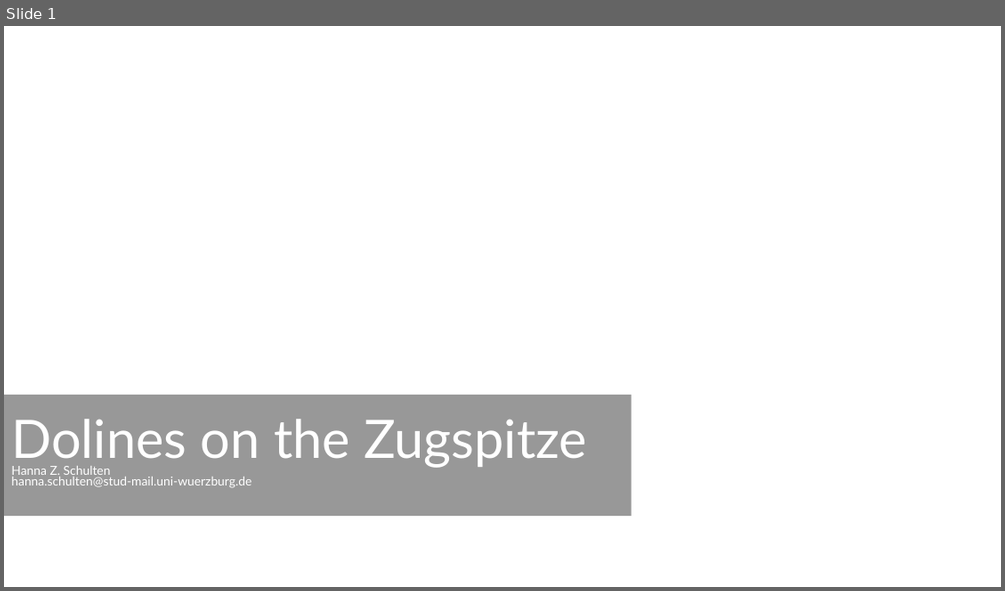
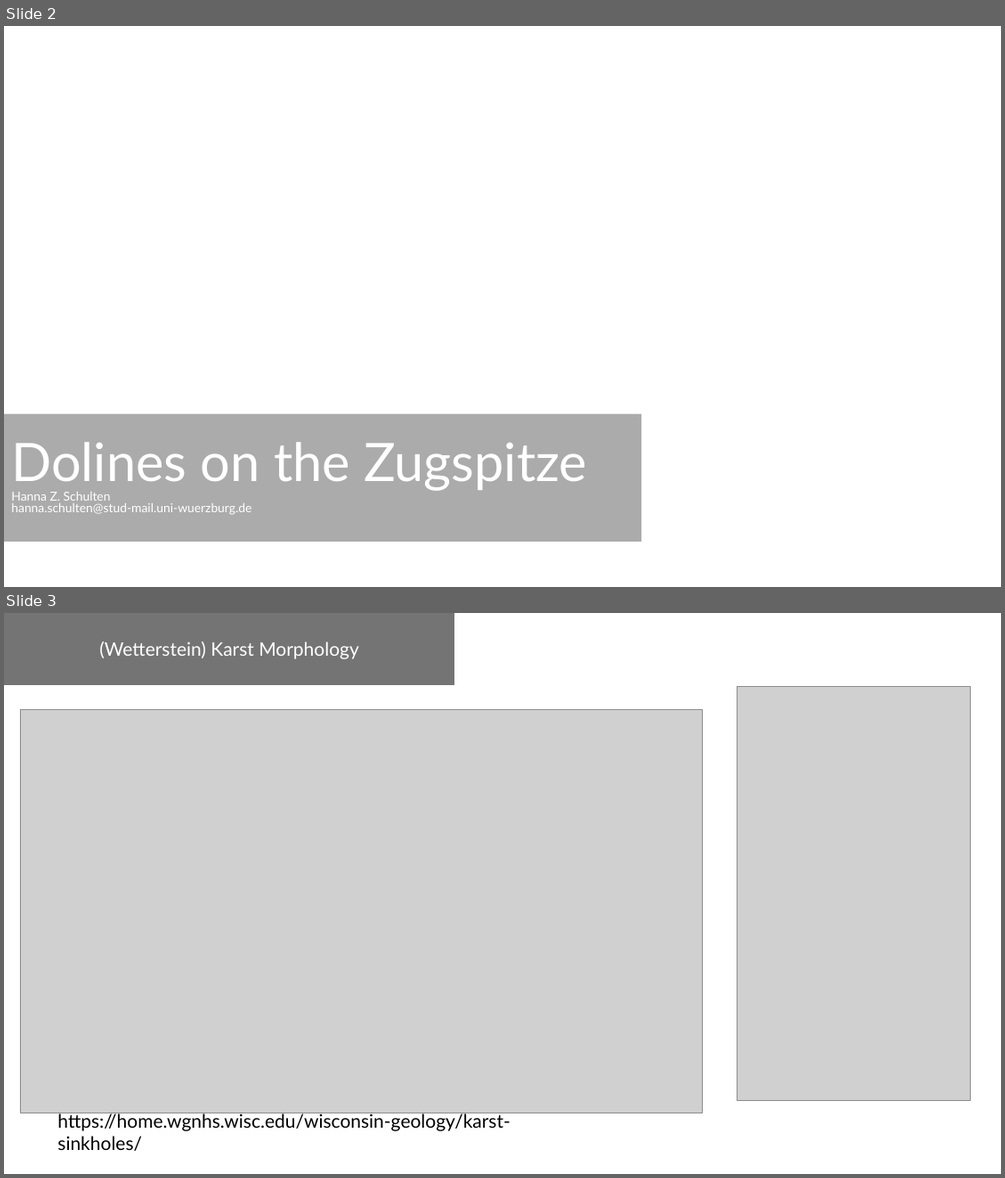
Before and after one commit to HannaZoe/Master_Thesis, a slide deck: fieldwork/presentation/Fieldwork_Zugspitze_Dolines.odp. Shown one above the other, each under a label of ours: slide 1 before the commit, slides 2 and 3 after it. The pictures are 1005x591 and 1005x1178 pixels, drawn with LibreOffice and Linux fonts; fonts in the diff are those of the drawing; grey boxes stand for pictures; background and template pictures are left out. Boxes give left, top, right and bottom in pixels: in the first picture for what was removed or moved away, otherwise in the second. Text is boxed around its words. In the diff, an @@ line names an element or a change of style, - is before the commit and + after.

Commit message:
Checkpoint tower-side work: presentation photos, Suspicious_Areas cleanup
Fieldwork presentation gained real photos (karst morphology/formation
diagrams, feature-type gallery sources) replacing placeholders. Manual
Suspicious_Areas triage cleaned up 24->16 features with revised, more
precise type vocabulary (Sinkhole?, Rillenkarst, Mass Wasting) matching
what's used in the presentation's feature gallery slide. QField/QGIS
project files resaved locally, no feature data change.

```diff
--- a/fieldwork/presentation/Fieldwork_Zugspitze_Dolines.odp
+++ b/fieldwork/presentation/Fieldwork_Zugspitze_Dolines.odp
@@ slide 3 added at (4,613,1001,1174), background #FFFFFF @@
@@ freeform shape added at (4,613,455,686), fill #747474, 18 pt, text #FFFFFF @@
+(Wetterstein) Karst Morphology
@@ picture added at (737,686,971,1101) @@
@@ picture added at (20,709,703,1112) @@
@@ text added at (57,1111,510,1151), 18 pt, text #000000 @@
+https://home.wgnhs.wisc.edu/wisconsin-geology/karst-sinkholes/
@@ what was slide 1 is now slide 2 @@
@@ slide 2 changed as well @@
@@ title "Dolines on the Zugspitze Hanna ...": place and size @@
-title "Dolines on the Zugspitze Hanna ..." at (4,394,631,516)
+title "Dolines on the Zugspitze Hanna ..." at (4,414,642,542)
@@ title "Dolines on the Zugspitze Hanna ..." at (4,414,642,542): line spacing 0.7 to 0.8; fill #454545 at 55% opacity to #454545 at 45% opacity @@
```
Also in this commit, not shown: 11 other slides changed, 1 other slide added, 13 other files.
